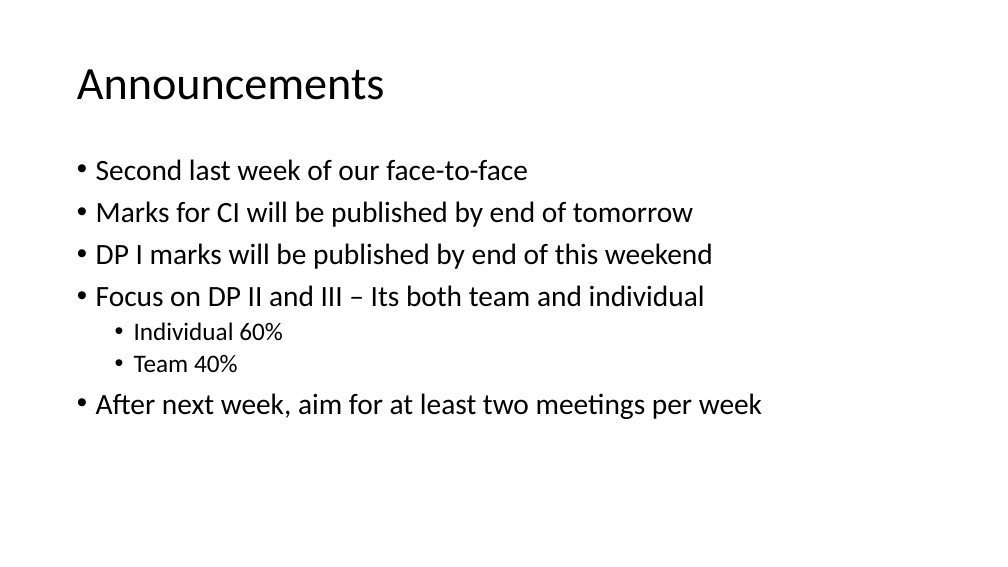
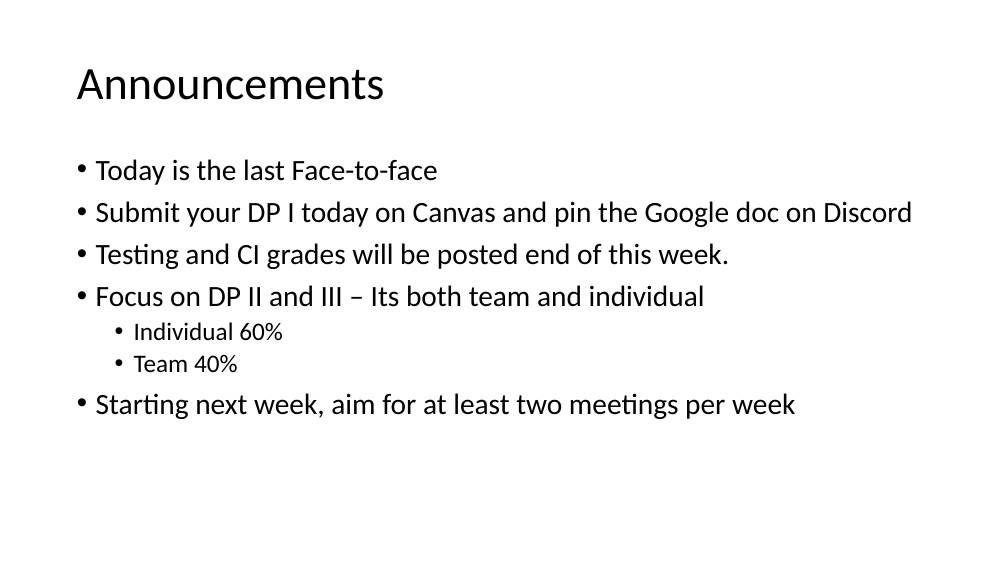
Before and after one commit to johnxu21/johnxu21.github.io, a slide deck: slide 2 of teaching/CS472/Timetable/OOD-V2.pptx. Drawn at 1008x567 pixels with LibreOffice and Linux fonts; fonts in the diff are those of the drawing. Boxes give left, top, right and bottom in pixels: in the first picture for what was removed or moved away, otherwise in the second. Text is boxed around its words. In the diff, an @@ line names an element or a change of style, - is before the commit and + after.

```diff
--- a/teaching/CS472/Timetable/OOD-V2.pptx
+++ b/teaching/CS472/Timetable/OOD-V2.pptx
@@ text at (96,159,912,269): text changed @@
-• Second last week of our face-to-face
-• Marks for CI will be published by end of tomorrow
-• DP I marks will be published by end of this weekend
+• Today is the last Face-to-face
+• Submit your DP I today on Canvas and pin the Google doc on Discord
+• Testing and CI grades will be posted end of this week.
@@ text at (96,393,795,419): text changed @@
-• After next week, aim for at least two meetings per week
+• Starting next week, aim for at least two meetings per week
```
Also in this commit, not shown: 3 other slides changed, 1 slide added, 2 other files.
